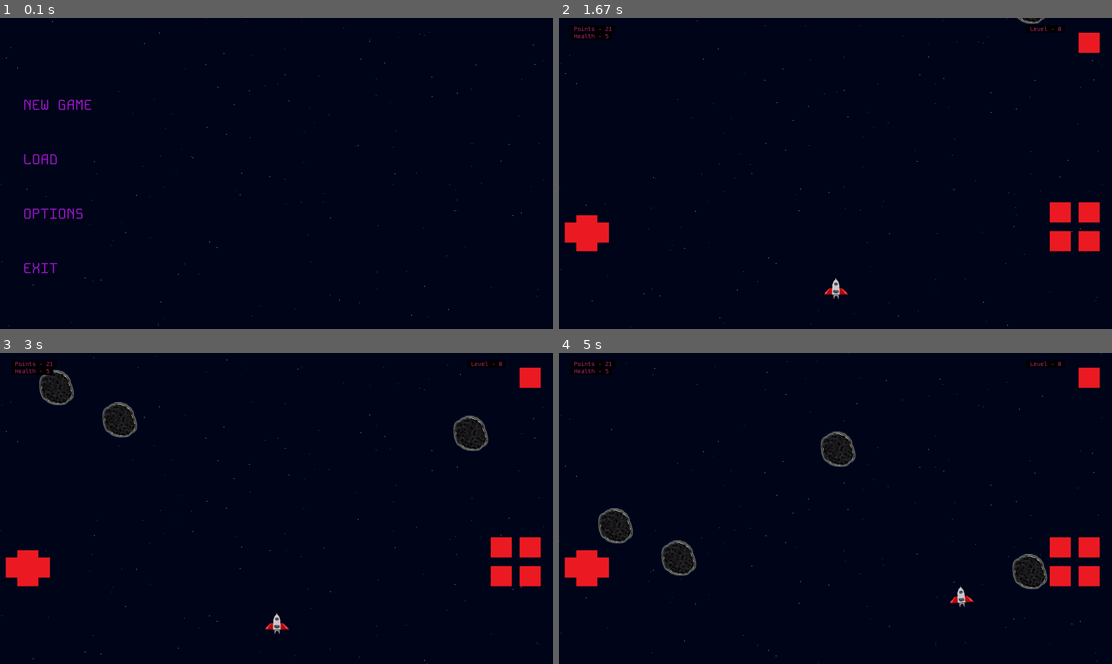
Above: before the commit, frames 1-4 (two rows, left to right).
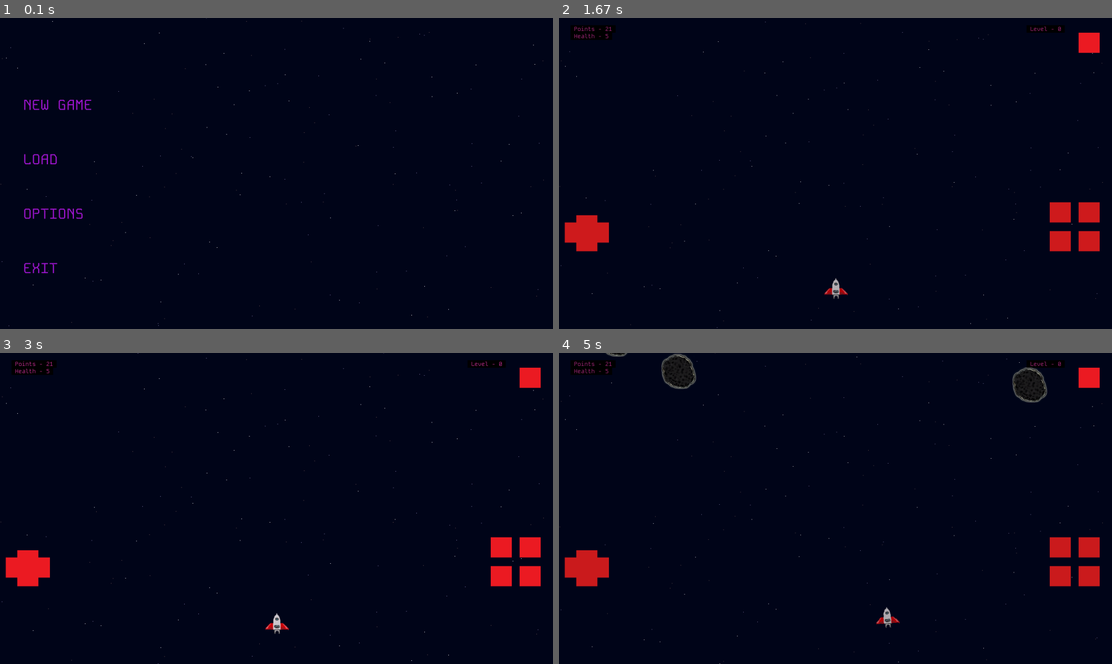
Above: after the commit, the same moments.

Repository: MicaelaEdith/spacecraftGame-pygame
Game: pygame game, started from main.py
The game is run twice, just before and just after one commit, with the same random seed, the same clock (stepped at 60 frames per second) and the same inputs.
Inputs (mouse positions are in pixels of both pictures, inside the frame that each line leads up to):
- Up to frame 1 (0.1 s): no input
- Up to frame 2 (1.67 s): press the mouse at (614, 105) at 0.37 s; move the mouse to (735, 185) at 0.47 s; release the mouse at (852, 266) at 0.6 s; click (995, 198) at 1.22 s; click (1089, 42) at 1.55 s
- Up to frame 3 (3 s): click (530, 377) at 2.88 s
- Up to frame 4 (5 s): press the mouse at (597, 567) at 3.2 s; move the mouse to (813, 583) at 3.3 s; release the mouse at (1023, 598) at 3.43 s; press the mouse at (1089, 377) at 3.53 s; move the mouse to (896, 468) at 3.63 s; release the mouse at (697, 561) at 3.77 s; press the mouse at (586, 576) at 3.87 s; move the mouse to (680, 552) at 3.97 s; release the mouse at (780, 524) at 4.1 s; press the mouse at (586, 561) at 4.2 s; move the mouse to (708, 517) at 4.3 s; release the mouse at (824, 474) at 4.43 s; press the mouse at (586, 561) at 4.53 s; move the mouse to (763, 489) at 4.63 s; release the mouse at (935, 421) at 4.77 s; press the mouse at (597, 567) at 4.87 s; move the mouse to (625, 555) at 4.97 s

The runs differ from the first frame. In frame 2, 1.9% of the frame differs, in the area x 0-99%, y 0-100%; in frame 3, 1.1%; in frame 4, 4.1%.

Commit message:
add options

Diff:
--- a/main.py
+++ b/main.py
@@ -4,7 +4,7 @@
 import time
 from playerController import Player
 from map import Deep, Starts, Meteorite, Status
-from menu import Menu, MainMenu, Pause, Button
+from menu import Menu, MainMenu, OptionsMenu, Pause, Button
 from cinematics import Intro
 
 pygame.init()
@@ -20,7 +20,8 @@
 level = 0
 up_level = 0
 menus=1
-status = Status(screenWidth, screenHeight)
+language = 'en'
+status = Status(screenWidth, screenHeight,language)
 
 clock = pygame.time.Clock()
 start = True
@@ -33,10 +34,12 @@
 display = pygame.display.set_mode((screenWidth, screenHeight), pygame.SRCALPHA)
 pygame.display.set_caption("Tango triste en un asteroide")
 
-# Menú principal y pausa
+# Menú principal, opciones y pausa
 menu = Menu(screenWidth, screenHeight)
 main_menu = MainMenu(screenWidth,screenHeight)
 start_menu = Pause(screenWidth, screenHeight)
+option_menu = OptionsMenu(screenWidth, screenHeight)
+options_open = False
 
 # Cinemáticas
 intro = Intro(screenWidth, screenHeight)
@@ -82,20 +85,39 @@
 # Bucle Menu
 while not game:
     for event in pygame.event.get():
-        result = main_menu.handle_event(event)
-        if result == 'new_game':
-            time.sleep(0.5)
-            game = True
-        elif result == 'load_game':
-            pass
-        elif result == 'options':
-            pass
+        if not options_open:
+            result = main_menu.handle_event(event)
+            if result == 'new_game':
+                time.sleep(.8)
+                game = True
+            elif result == 'load_game':
+                pass
+            elif result == 'options':
+                    options_open= True
+
+        if options_open:
+
+            result_option = option_menu.handle_event(event)
+            if result_option == 'language':
+                if language == 'en':
+                    language = 'es'
+                else:
+                    language = 'en'
+            elif result_option == 'fx':
+                pass
+            elif result_option == 'save':
+                options_open = False
+
 
     display.fill(blue)
-    main_menu.draw(display)
     starts1.drawStarts(display)
     starts2.drawStarts(display)
     starts3.drawStarts(display)
+    if options_open:
+        option_menu.draw(display,language)
+    else:
+        main_menu.draw(display, language)
+
     pygame.display.flip()
     clock.tick(60)
 
@@ -157,6 +179,12 @@
                     if button == buttons_menu[0]:
                         start = not start
                         buttons_menu[0].clicked = False
+        if event.type == pygame.MOUSEBUTTONDOWN or event.type == pygame.MOUSEBUTTONUP:
+            mouse_pos = pygame.mouse.get_pos()
+            for button in buttons_menu:
+                if button.is_clicked(mouse_pos, pygame.mouse.get_pressed()[0]):
+                    start = not start
+
 
     # Actualizar el movimiento del jugador basado en los botones presionados
     player.movement['up'] = buttons_left[0].clicked
@@ -199,12 +227,16 @@
         player.drawExplosion(display)
         player.resetActions()
         status.updateStatus( player.health ,level)
-        status.draw(display, level, player.health, player.score)
+        status.draw(display, level, player.health, player.score,language)
 
         for button in buttons_left + buttons_right + buttons_menu:
             button.draw(display)
     else:
         start_menu.draw(display)
+        #display.fill(blue)
+        #starts2.drawStarts(display)
+        #starts3.drawStarts(display)
+        #option_menu.draw(display, language)
         for button in buttons_menu:
             button.draw(display)
 
--- a/map.py
+++ b/map.py
@@ -146,7 +146,7 @@
         self.rectList[index].topleft = self.positionList[index]
 
 class Status():
-    def __init__(self, screenW, screenH):
+    def __init__(self, screenW, screenH, lan):
         self.screenW = int(screenW)
         self.screenH = int(screenH)
         self.helth_position = 40
@@ -155,7 +155,7 @@
         self.font = pygame.font.Font(self.font_path,20)
         self.text_en = ['Points','Health', 'Level']
         self.text_es = ['Puntos','Salud', 'Nivel']
-        self.lan_on = 'en'
+        self.lan_on = lan
         self.health = 0
         self.level = 0
 
@@ -164,7 +164,8 @@
         self.health = health
         self.level = level
 
-    def draw(self, display, level, health, points):
+    def draw(self, display, level, health, points, lan):
+        self.lan_on = lan
 
         if self.lan_on == 'en':
             text_list = self.text_en
--- a/menu.py
+++ b/menu.py
@@ -1,4 +1,4 @@
-import pygame
+import pygame, time
 from data import Data
 class Menu():
 	def __init__(self, screenWidth, screenHeight):
@@ -23,14 +23,15 @@
         self.font_path = 'Assets/Fonts/KodeMono-VariableFont_wght.ttf'
         self.font = pygame.font.Font(self.font_path, 50)
         self.language = ['en', 'es']
-        self.lan_on = 'en'
+        self.lan_on = 'es'
         self.text_en = ['NEW GAME', 'LOAD', 'OPTIONS', 'EXIT']
         self.text_es = ['JUEGO NUEVO', 'CARGAR', 'OPCIONES', 'SALIR']
         self.width = screenWidth
         self.height = screenHeight
         self.buttons = []
 
-    def draw(self, display):
+    def draw(self, display, lan):
+        self.lan_on = lan
         display.blit(self.init_menu, (0, 0))
         self.buttons = []  # Reinicia la lista de botones
         contador = 1
@@ -65,18 +66,75 @@
 
     def handle_click(self, text):
         if text == 'NEW GAME' or text == 'JUEGO NUEVO':
-            print("Start a new game")
             return 'new_game'
         elif text == 'LOAD' or text == 'CARGAR':
-            print("Load game")
             return 'load_game'
         elif text == 'OPTIONS' or text == 'OPCIONES':
-            print("Options menu")
             return 'options'
         elif text == 'EXIT' or text == 'SALIR':
-            print("Exit game")
             pygame.quit()
             exit()
+        return None
+
+class OptionsMenu():
+    def __init__(self, screenWidth, screenHeight):
+        self.init_menu = pygame.Surface((screenWidth, screenHeight))
+        self.init_menu.set_alpha(5)
+        self.init_menu.fill((50, 50, 50))
+        self.font_path = 'Assets/Fonts/KodeMono-VariableFont_wght.ttf'
+        self.font = pygame.font.Font(self.font_path, 50)
+        self.language = ['en', 'es']
+        self.lan_on = 'es'
+        self.text_en = ['LANGUAGE - EN-ES', 'FX', 'MUSIC', 'RETURN']
+        self.text_es = ['IDIOMA - EN-ES', 'EFECTOS', 'MUSICA', 'VOLVER']
+        self.width = screenWidth
+        self.height = screenHeight
+        self.buttons = []
+
+    def draw(self, display, lan):
+        self.lan_on = lan
+        display.blit(self.init_menu, (0, 0))
+        self.buttons = []  # Reinicia la lista de botones
+        contador = 1
+        if self.lan_on == 'en':
+            text_list = self.text_en
+        else:
+            text_list = self.text_es
+
+        mouse_pos = pygame.mouse.get_pos()  # Obtiene la posición actual del mouse
+
+        for i in text_list:
+            text_color = (160, 23, 208)
+            text_aux = self.font.render(i, True, text_color)
+            text_rect = text_aux.get_rect(topleft=(80, self.height / 4 * contador))
+
+            # Verificar si el mouse está sobre el botón
+            if text_rect.collidepoint(mouse_pos):
+                text_color = (251, 206, 60)  # Cambia el color del texto cuando el mouse está sobre él
+                text_aux = self.font.render(i, True, text_color)
+
+            display.blit(text_aux, text_rect.topleft)
+            self.buttons.append((i, text_rect))
+            contador += .7
+
+    def handle_event(self, event):
+        if event.type == pygame.MOUSEBUTTONDOWN:
+            mouse_pos = event.pos
+            for text, rect in self.buttons:
+                if rect.collidepoint(mouse_pos):
+                    return self.handle_click(text)
+        return None
+
+    def handle_click(self, text):
+        if text == 'LANGUAGE - EN-ES' or text == 'IDIOMA - EN-ES':
+            return 'language'
+        elif text == 'FX' or text == 'EFECTOS':
+            return 'fx'
+        elif text == 'MUSIC' or text == 'MUSICA':
+            return 'music'
+        elif text == 'RETURN' or text == 'VOLVER':
+            return 'save'
+
         return None
 
 class Pause():
